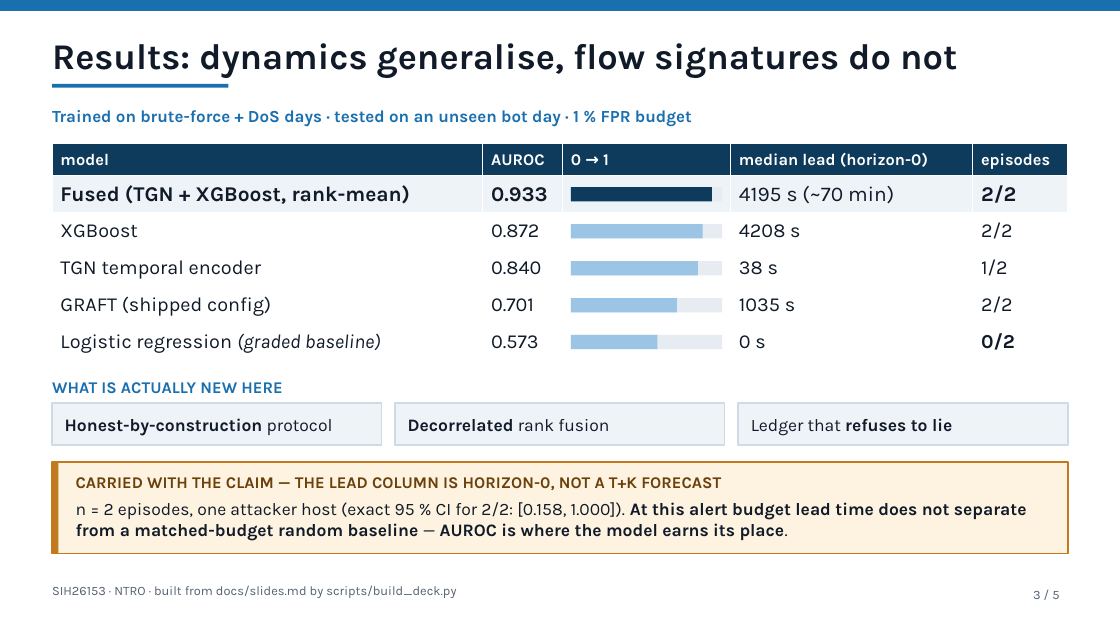
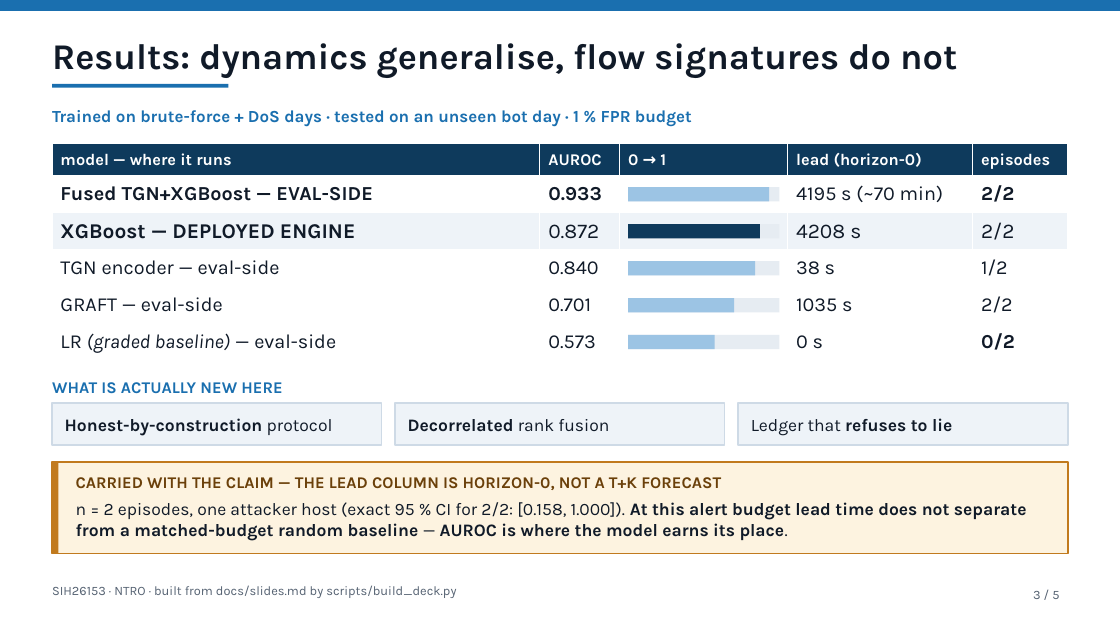
Before and after one commit to prakhar14-op/Cyber-Attack-Forecasting-SIH-2026, a slide deck: slide 3 of docs/deck/sih26153_technical_deck.pptx. Drawn at 1120x630 pixels with LibreOffice and Linux fonts; fonts in the diff are those of the drawing. Boxes give left, top, right and bottom in pixels: in the first picture for what was removed or moved away, otherwise in the second. Text is boxed around its words. In the diff, an @@ line names an element or a change of style, - is before the commit and + after.

```diff
--- a/docs/deck/sih26153_technical_deck.pptx
+++ b/docs/deck/sih26153_technical_deck.pptx
@@ table at (52,144,1068,360) @@
-row 1, column 1: model
+row 1, column 1: model — where it runs
-row 1, column 4: median lead (horizon-0)
+row 1, column 4: lead (horizon-0)
-row 2, column 1: Fused (TGN + XGBoost, rank-mean)
+row 2, column 1: Fused TGN+XGBoost — EVAL-SIDE
-row 3, column 1: XGBoost
+row 3, column 1: XGBoost — DEPLOYED ENGINE
-row 4, column 1: TGN temporal encoder
+row 4, column 1: TGN encoder — eval-side
-row 5, column 1: GRAFT (shipped config)
+row 5, column 1: GRAFT — eval-side
-row 6, column 1: Logistic regression (graded baseline)
+row 6, column 1: LR (graded baseline) — eval-side
@@ fill #EEF3F8 to #FFFFFF in row 2 @@
@@ fill #FFFFFF to #EEF3F8 in row 3 @@
@@ size 18 to 17 pt in "0.933", "4195 s (~70 min)", "2/2" @@
@@ size 17 to 18 pt in "0.872", "4208 s", "2/2" @@
@@ rectangle at (628,187,770,202): fill #0E3A5C to #9CC4E4 @@
@@ 10 rectangles: place and size @@
-10 rectangles at (571,187,723,350)
+10 rectangles at (628,187,780,350)
@@ rectangle at (628,224,760,239): fill #9CC4E4 to #0E3A5C @@
```
Also in this commit, not shown: 1 other slide changed, 18 other files.
